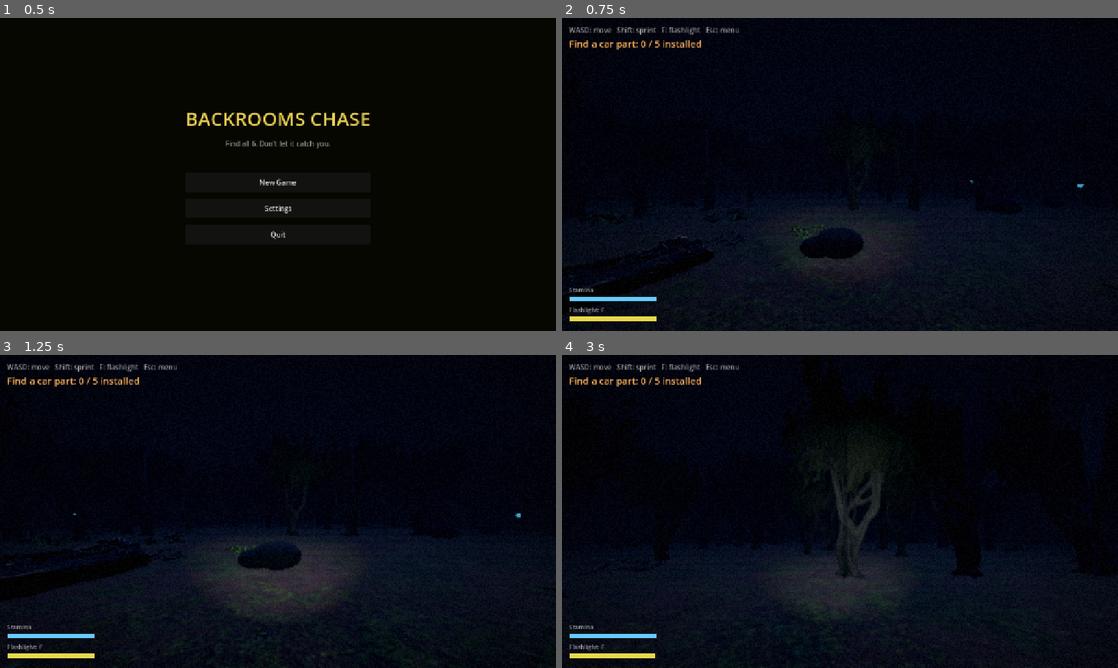
Above: before the commit, frames 1-4 (two rows, left to right).
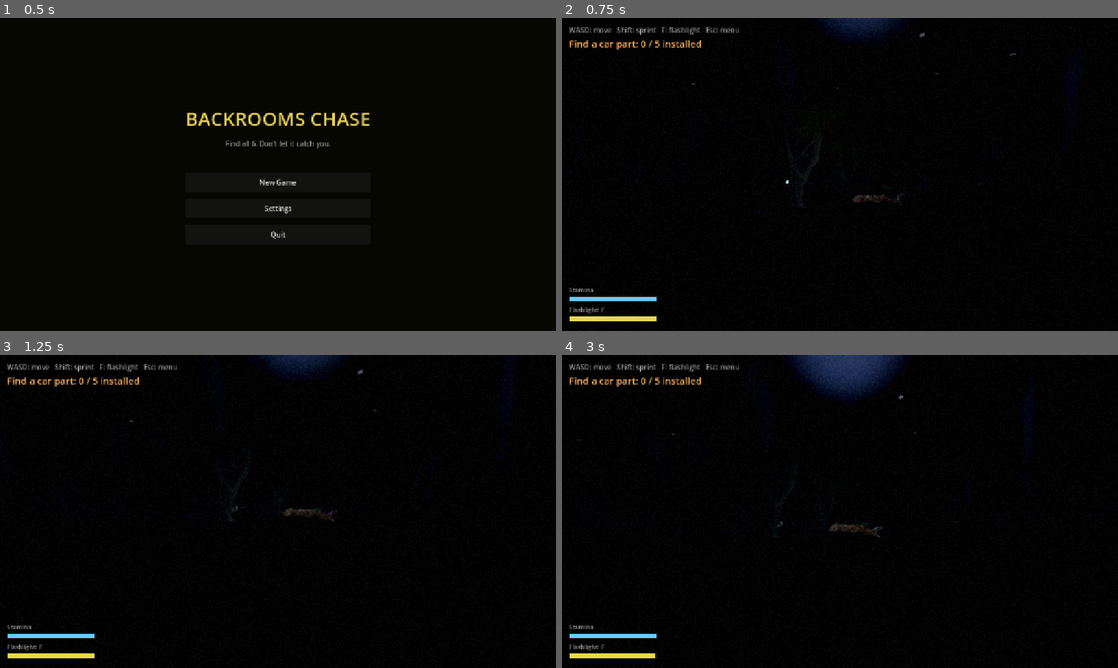
Above: after the commit, the same moments.

Repository: moorejasper060-oss/backrooms-chase
Game: Godot game, scene res://menu.tscn
Same seed, same stepped clock (60 frames per second), same inputs: the game is played once before the commit and once after it.
Inputs (mouse positions are in pixels of both pictures, inside the frame that each line leads up to):
- Up to frame 1 (0.5 s): no input
- Up to frame 2 (0.75 s): click "New Game" at 0.5 s
- Up to frame 3 (1.25 s): no input
- Up to frame 4 (3 s): tap Enter (ui_accept) at 1.25, 1.52, 2.27 s; move the mouse to (867, 511) at 1.27 s; hold F (flashlight) 1.28-2.03 s; hold W (move_forward) from 1.28 s (still down); move the mouse to (812, 511) at 2.02 s; tap F (flashlight) at 2.1 s; move the mouse to (851, 505) at 2.77 s; hold E (interact) from 2.78 s (still down)

Frame 1 is identical in both runs. In frame 2, 21% of the frame differs, in the area x 0-100%, y 0-100%; in frame 3, 23%; in frame 4, 25%.

Commit message:
3D terrain, dense forest, sky moon + stars, darker & less fog
- Ground is now real undulating heightmap terrain (FastNoiseLite, ~±2.4m,
  flattened around the spawn/cabin clearing) with a trimesh collider; every
  spawn (player/monster/parts/batteries/car/cabin/trees/props/bushes) is seated
  on it via _ground_height(). No more flat 2D plane.
- Forest density up to ~850 interior trees placed at continuous positions that
  do NOT block nav cells (only the border ring blocks) — so it's a real dense
  forest without fragmenting pathfinding; thin trunk colliders handle physics.
- Real moon + halo + sparse stars drawn in a sky shader (BG_SKY) so distance
  fog can't erase it; aligned to the moonlight. fog_sky_affect lowered to 0.25.
- Less fog (density .085->.04, volumetric .035->.016) but darker night (ambient
  .06->.022) — lean on the flashlight. ~55 fps forward.

Co-Authored-By: Claude Opus 4.8 (1M context) <noreply@anthropic.com>

Diff:
--- a/world_forest.gd
+++ b/world_forest.gd
@@ -10,7 +10,7 @@
 @export var cell_size := 3.0          # 40 * 3 = 120 m of forest
 @export var part_count := 5           # car parts to find
 @export var battery_count := 3        # flashlight batteries scattered (fewer items)
-@export var tree_count := 480         # scattered interior trees (MultiMesh — cheap to go dense)
+@export var tree_count := 850         # dense interior trees (cheap billboards — make it a FOREST)
 @export var bush_count := 120         # primitive filler bushes (real ferns/logs added on top)
 @export var log_count := 0            # replaced by real Poly Haven fallen logs
 @export var forest_seed := 0          # 0 = random each run
@@ -53,6 +53,23 @@
 }
 "
 
+const SKY_SHADER := "
+shader_type sky;
+uniform vec3 moon_dir;
+void sky() {
+	vec3 d = normalize(EYEDIR);
+	float up = clamp(d.y, 0.0, 1.0);
+	vec3 col = mix(vec3(0.02, 0.03, 0.055), vec3(0.0, 0.006, 0.02), up);
+	float md = dot(d, normalize(moon_dir));
+	col += vec3(0.9, 0.93, 1.0) * smoothstep(0.9965, 0.9978, md);    // moon disc
+	col += vec3(0.35, 0.45, 0.7) * smoothstep(0.95, 1.0, md) * 0.6;  // soft halo
+	vec2 g = floor((d.xz / max(abs(d.y), 0.2)) * 30.0);
+	float h = fract(sin(dot(g, vec2(12.9898, 78.233))) * 43758.5453);
+	col += vec3(0.7) * step(0.9975, h) * up;                         // sparse stars
+	COLOR = col;
+}
+"
+
 # Objective tracking
 var _found := 0
 var _total := 0
@@ -78,6 +95,8 @@
 var _spawn_cell := Vector2i(5, 5)
 
 var _rng := RandomNumberGenerator.new()
+var _noise := FastNoiseLite.new()
+const GROUND_AMP := 2.4   # terrain hill height (± metres)
 var _mat_ground: StandardMaterial3D
 var _mat_bark: StandardMaterial3D
 var _mat_cabin: StandardMaterial3D
@@ -88,6 +107,9 @@
 		_rng.seed = forest_seed
 	else:
 		_rng.randomize()
+	_noise.seed = _rng.randi()
+	_noise.frequency = 0.012
+	_noise.fractal_octaves = 3
 	_setup_environment()
 	_make_materials()
 	_make_ground()
@@ -115,23 +137,21 @@
 
 func _setup_environment() -> void:
 	var env := Environment.new()
-	env.background_mode = Environment.BG_COLOR
-	env.background_color = Color(0.012, 0.016, 0.025)        # near-black blue night
+	env.background_mode = Environment.BG_SKY
+	env.background_color = Color(0.005, 0.007, 0.013)        # (unused with BG_SKY)
 	env.ambient_light_source = Environment.AMBIENT_SOURCE_COLOR
 	env.ambient_light_color = Color(0.3, 0.38, 0.55)         # cold moonlit ambient
-	env.ambient_light_energy = 0.06
-	# Thick fog — sight collapses to ~12 m so the entity looms out of nowhere.
+	env.ambient_light_energy = 0.022                          # darker — lean on the flashlight
+	# Lighter fog so the forest is visible, but the night is darker overall.
 	env.fog_enabled = true
-	env.fog_light_color = Color(0.05, 0.07, 0.11)
-	env.fog_density = 0.085
-	env.fog_sky_affect = 1.0
-	# Volumetric fog: real ground mist the entity emerges from, and god-rays in
-	# the flashlight beam. Modest density to stay cheap.
+	env.fog_light_color = Color(0.035, 0.05, 0.08)
+	env.fog_density = 0.04
+	env.fog_sky_affect = 0.25                                 # keep the sky/moon visible above the fog
 	env.volumetric_fog_enabled = true
-	env.volumetric_fog_density = 0.035
-	env.volumetric_fog_albedo = Color(0.55, 0.65, 0.85)
-	env.volumetric_fog_emission = Color(0.015, 0.02, 0.035)
-	env.volumetric_fog_length = 32.0          # shorter volume = cheaper; fog hides the far field anyway
+	env.volumetric_fog_density = 0.016
+	env.volumetric_fog_albedo = Color(0.5, 0.6, 0.8)
+	env.volumetric_fog_emission = Color(0.007, 0.01, 0.018)
+	env.volumetric_fog_length = 40.0
 	env.volumetric_fog_detail_spread = 2.0
 	env.tonemap_mode = Environment.TONE_MAPPER_FILMIC
 	env.ssao_enabled = true
@@ -151,12 +171,23 @@
 
 	# The moon — a dim, cold directional light raking across the canopy.
 	var moon := DirectionalLight3D.new()
-	moon.light_color = Color(0.55, 0.65, 0.95)
-	moon.light_energy = 0.45
-	moon.rotation_degrees = Vector3(-58.0, 38.0, 0.0)
+	moon.light_color = Color(0.5, 0.6, 0.92)
+	moon.light_energy = 0.32
+	moon.rotation_degrees = Vector3(-48.0, 38.0, 0.0)
 	moon.shadow_enabled = true
-	moon.directional_shadow_max_distance = 45.0   # fog hides the far field; keeps shadow cost down with many trees
+	moon.directional_shadow_max_distance = 50.0
 	add_child(moon)
+
+	# Night sky with a real moon + halo + stars, drawn in the sky shader so the
+	# distance fog can't erase it; aligned with the moonlight direction.
+	var sky := Sky.new()
+	var sky_mat := ShaderMaterial.new()
+	var sky_shader := Shader.new()
+	sky_shader.code = SKY_SHADER
+	sky_mat.shader = sky_shader
+	sky_mat.set_shader_parameter("moon_dir", moon.transform.basis.z)
+	sky.sky_material = sky_mat
+	env.sky = sky
 
 ## Real CC0 PBR textures (Poly Haven), triplanar world-mapped so they tile over
 ## any surface. Loaded at runtime from textures/ via Image.load (no import step).
@@ -195,10 +226,43 @@
 	img.generate_mipmaps()
 	return ImageTexture.create_from_image(img)
 
+## Terrain height at a world xz — gentle rolling hills, flattened around the
+## spawn/cabin clearing so the start area isn't on a slope. Used to build the
+## ground mesh AND to seat every spawned object on it.
+func _ground_height(x: float, z: float) -> float:
+	var h := _noise.get_noise_2d(x, z) * GROUND_AMP
+	var sw := cell_to_world(_spawn_cell)
+	var flat := clampf((Vector2(x - sw.x, z - sw.z).length() - 6.0) / 11.0, 0.0, 1.0)
+	return h * flat
+
+## Undulating 3D heightmap ground (real terrain, not a flat plane), triplanar-
+## textured, with a trimesh collider the player/monster walk on.
 func _make_ground() -> void:
 	var w := cols * cell_size
 	var d := rows * cell_size
-	_add_box(Vector3(w + 20.0, 0.4, d + 20.0), Vector3(w * 0.5, -0.2, d * 0.5), _mat_ground)
+	var res := 2.0
+	var nx := int(w / res)
+	var nz := int(d / res)
+	var st := SurfaceTool.new()
+	st.begin(Mesh.PRIMITIVE_TRIANGLES)
+	for iz in nz:
+		for ix in nx:
+			var x0 := ix * res
+			var x1 := (ix + 1) * res
+			var z0 := iz * res
+			var z1 := (iz + 1) * res
+			var p00 := Vector3(x0, _ground_height(x0, z0), z0)
+			var p10 := Vector3(x1, _ground_height(x1, z0), z0)
+			var p01 := Vector3(x0, _ground_height(x0, z1), z1)
+			var p11 := Vector3(x1, _ground_height(x1, z1), z1)
+			st.add_vertex(p00); st.add_vertex(p01); st.add_vertex(p11)
+			st.add_vertex(p00); st.add_vertex(p11); st.add_vertex(p10)
+	st.generate_normals()
+	var mi := MeshInstance3D.new()
+	mi.mesh = st.commit()
+	mi.material_override = _mat_ground
+	add_child(mi)
+	mi.create_trimesh_collision()
 
 # --- Forest generation ------------------------------------------------------
 
@@ -206,44 +270,47 @@
 ## the woods, then sparse interior trees. Each blocks its grid cell so the
 ## monster pathfinds around the trunks; the player/monster physically collide.
 func _scatter_trees() -> void:
-	var pine_xforms := []
-	var leaf_xforms := []
+	var xforms := []
 	var colliders := []
 
-	# Dense impassable border wall (2-cell-thick), all conifers.
+	# Dense impassable border wall (2-cell-thick) — these DO block nav so you
+	# can't wander out of the woods.
 	for x in cols:
 		for z in rows:
 			if x <= 1 or x >= cols - 2 or z <= 1 or z >= rows - 2:
-				_add_tree_xform(Vector2i(x, z), pine_xforms, colliders)
-
-	# Denser interior, mixed conifer / broadleaf.
+				var c := cell_to_world(Vector2i(x, z))
+				_block(Vector2i(x, z))
+				_add_tree_at(c.x + _rng.randf_range(-1.0, 1.0), c.z + _rng.randf_range(-1.0, 1.0), xforms, colliders)
+
+	# Dense interior trees at continuous positions. They do NOT block nav cells,
+	# so the grid stays open (monster/player thread between trunks) and the forest
+	# can be genuinely dense without fragmenting pathfinding — thin trunk colliders
+	# handle physical collision.
+	var w := cols * cell_size
+	var d := rows * cell_size
+	var sw := cell_to_world(_spawn_cell)
 	var placed := 0
 	var attempts := 0
-	while placed < tree_count and attempts < tree_count * 6:
+	while placed < tree_count and attempts < tree_count * 4:
 		attempts += 1
-		var cell := Vector2i(_rng.randi_range(2, cols - 3), _rng.randi_range(2, rows - 3))
-		if _blocked.has(cell):
-			continue
-		if Vector2(cell.x - _spawn_cell.x, cell.y - _spawn_cell.y).length() < 4.0:
-			continue  # don't bury the player at spawn
-		_add_tree_xform(cell, pine_xforms if _rng.randf() < 0.65 else leaf_xforms, colliders)
+		var x := _rng.randf_range(7.0, w - 7.0)
+		var z := _rng.randf_range(7.0, d - 7.0)
+		if Vector2(x - sw.x, z - sw.z).length() < 9.0:
+			continue  # keep the spawn/cabin clearing open
+		_add_tree_at(x, z, xforms, colliders)
 		placed += 1
 
 	# Whole forest as GPU-instanced real-tree billboards (~one draw call).
-	_make_multimesh(_build_impostor_tree_mesh(), pine_xforms + leaf_xforms)
-
-	# Collision-only cylinders (the MultiMesh is the visual).
-	for c in colliders:
-		_tree_collider(c[0], c[1])
-
-func _add_tree_xform(cell: Vector2i, arr: Array, colliders: Array) -> void:
-	_block(cell)
-	var base := cell_to_world(cell)
-	var pos := Vector3(base.x + _rng.randf_range(-0.9, 0.9), 0.0, base.z + _rng.randf_range(-0.9, 0.9))
-	var s := _rng.randf_range(1.4, 2.4)
+	_make_multimesh(_build_impostor_tree_mesh(), xforms)
+	for pos in colliders:
+		_tree_collider(pos)
+
+func _add_tree_at(x: float, z: float, xforms: Array, colliders: Array) -> void:
+	var pos := Vector3(x, _ground_height(x, z), z)
+	var s := _rng.randf_range(1.5, 2.6)
 	var yaw := _rng.randf_range(0.0, TAU)
-	arr.append(Transform3D(Basis(Vector3.UP, yaw).scaled(Vector3(s, s, s)), pos))
-	colliders.append([pos, s])
+	xforms.append(Transform3D(Basis(Vector3.UP, yaw).scaled(Vector3(s, s, s)), pos))
+	colliders.append(pos)
 
 func _make_multimesh(mesh: Mesh, xforms: Array) -> void:
 	if xforms.is_empty():
@@ -259,15 +326,15 @@
 	mmi.cast_shadow = GeometryInstance3D.SHADOW_CASTING_SETTING_OFF
 	add_child(mmi)
 
-func _tree_collider(pos: Vector3, s: float) -> void:
+func _tree_collider(pos: Vector3) -> void:
 	var body := StaticBody3D.new()
 	body.position = pos
 	var col := CollisionShape3D.new()
 	var sh := CylinderShape3D.new()
 	sh.radius = 0.5            # thin trunk collider regardless of canopy scale
-	sh.height = 5.0
+	sh.height = 6.0
 	col.shape = sh
-	col.position = Vector3(0.0, 2.5, 0.0)
+	col.position = Vector3(0.0, 3.0, 0.0)
 	body.add_child(col)
 	add_child(body)
 
@@ -375,7 +442,9 @@
 	var w := cols * cell_size
 	var d := rows * cell_size
 	for _i in bush_count:
-		_place_bush(Vector3(_rng.randf_range(2.0, w - 2.0), 0.0, _rng.randf_range(2.0, d - 2.0)), bush_mat)
+		var bx := _rng.randf_range(2.0, w - 2.0)
+		var bz := _rng.randf_range(2.0, d - 2.0)
+		_place_bush(Vector3(bx, _ground_height(bx, bz), bz), bush_mat)
 	for _i in log_count:
 		_place_log(Vector3(_rng.randf_range(3.0, w - 3.0), 0.0, _rng.randf_range(3.0, d - 3.0)), log_mat)
 
@@ -430,7 +499,7 @@
 			_block(cell)
 			var base := cell_to_world(cell)
 			var body := StaticBody3D.new()
-			body.position = Vector3(base.x, 0.0, base.z)
+			body.position = Vector3(base.x, _ground_height(base.x, base.z), base.z)
 			body.rotation.y = _rng.randf_range(0.0, TAU)
 			var s := _rng.randf_range(0.7, 1.7)
 			var vis: Node3D = rocks[_rng.randi() % rocks.size()].duplicate()
@@ -470,7 +539,9 @@
 	var d := rows * cell_size
 	for _i in count:
 		var inst: Node3D = templates[_rng.randi() % templates.size()].duplicate()
-		inst.position = Vector3(_rng.randf_range(2.0, w - 2.0), 0.0, _rng.randf_range(2.0, d - 2.0))
+		var px := _rng.randf_range(2.0, w - 2.0)
+		var pz := _rng.randf_range(2.0, d - 2.0)
+		inst.position = Vector3(px, _ground_height(px, pz), pz)
 		inst.rotation.y = _rng.randf_range(0.0, TAU)
 		var s := _rng.randf_range(smin, smax)
 		inst.scale = Vector3(s, s, s)
@@ -493,7 +564,7 @@
 	outward.y = 0.0
 	outward = outward.normalized() if outward.length() > 0.1 else Vector3(0, 0, -1)
 	var cabin_pos := spawn_world + outward * 5.5
-	cabin_pos.y = 0.0
+	cabin_pos.y = _ground_height(cabin_pos.x, cabin_pos.z)
 
 	var wood: Material = _mat_cabin   # real wood-plank PBR
 	var roof_mat := StandardMaterial3D.new()
@@ -615,11 +686,11 @@
 	if player == null:
 		return
 	var spawn := cell_to_world(_spawn_cell)
-	spawn.y = 1.0
+	spawn.y = _ground_height(spawn.x, spawn.z) + 1.0
 	player.global_position = spawn
 	# Face into the woods (toward the map centre).
 	var centre := cell_to_world(Vector2i(cols / 2, rows / 2))
-	player.look_at(Vector3(centre.x, 1.0, centre.z), Vector3.UP)
+	player.look_at(Vector3(centre.x, spawn.y, centre.z), Vector3.UP)
 
 func _spawn_parts() -> void:
 	var cells := _pick_cells(part_count, _spawn_cell)
@@ -633,7 +704,7 @@
 		part.part_name = PART_NAMES[i % PART_NAMES.size()]
 		part.glow_color = Color(1.0, 0.55, 0.2) # warm amber so parts read apart from batteries
 		var pos := cell_to_world(cells[i])
-		pos.y = 1.1
+		pos.y = _ground_height(pos.x, pos.z) + 1.1
 		part.position = pos
 		add_child(part)
 
@@ -645,7 +716,7 @@
 		bat.counts_as_objective = false
 		bat.glow_color = Color(0.4, 0.85, 1.0) # cold blue battery cans
 		var pos := cell_to_world(cell)
-		pos.y = 1.0
+		pos.y = _ground_height(pos.x, pos.z) + 1.0
 		bat.position = pos
 		add_child(bat)
 
@@ -664,7 +735,7 @@
 func _spawn_monster() -> void:
 	_monster = MONSTER_SCENE.instantiate()
 	var pos := cell_to_world(_random_reachable_far(_spawn_cell, cols * 0.45))
-	pos.y = 0.0
+	pos.y = _ground_height(pos.x, pos.z) + 0.5
 	_monster.position = pos
 	_monster.caught.connect(_on_player_caught)
 	_monster.spotted.connect(_on_spotted)
@@ -680,7 +751,7 @@
 func _spawn_car() -> void:
 	_car = CAR_SCRIPT.new()
 	var pos := cell_to_world(_far_reachable_cell(_spawn_cell))
-	pos.y = 0.0
+	pos.y = _ground_height(pos.x, pos.z)
 	_car.position = pos
 	_car.escaped.connect(_on_escaped)
 	_car.part_installed.connect(_on_part_installed)
